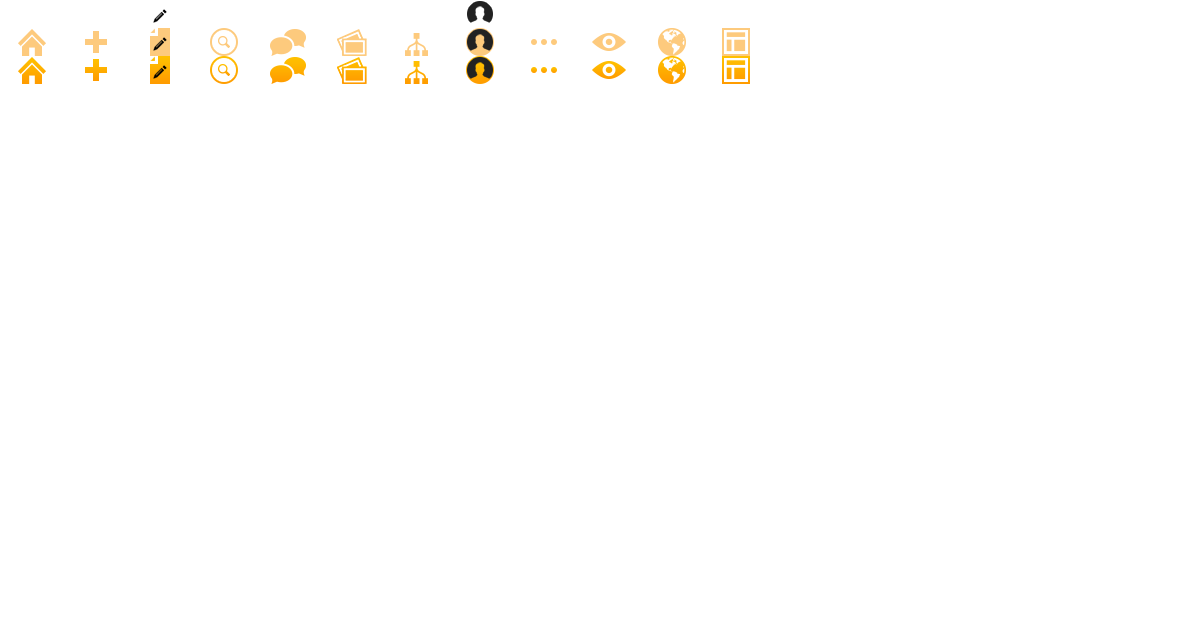
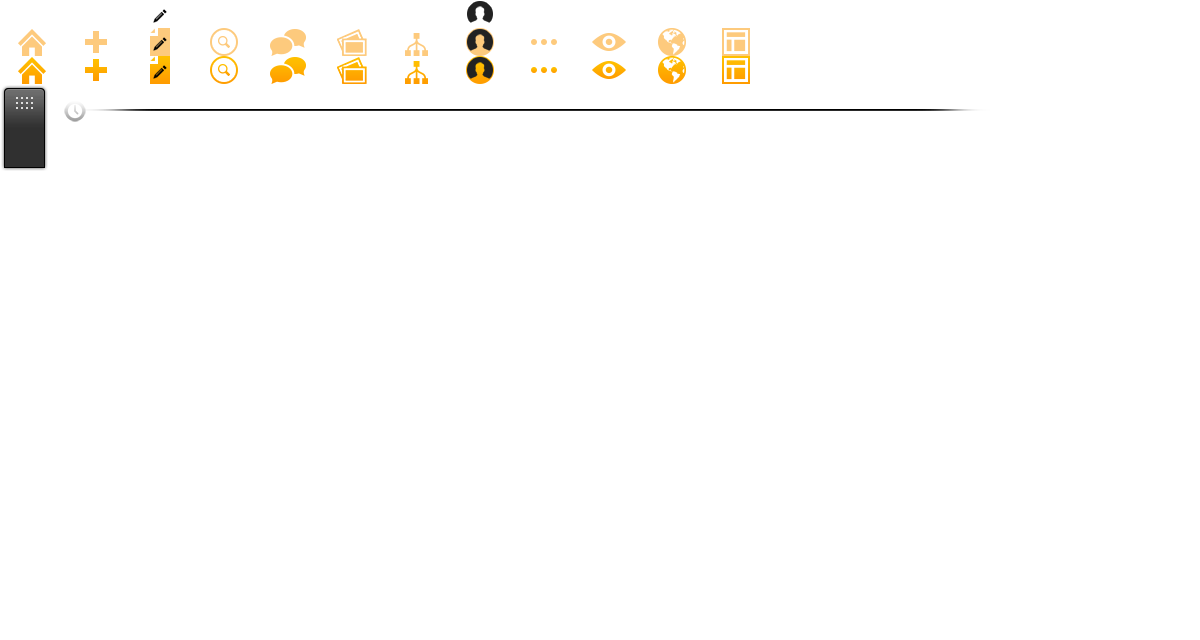
Revision of a layered 1200px x 640px image; what changed, layer by layer:
added group "Timeline" with 9 layers above "Layer 1" over [4, 88, 983, 168]
added group "Dragger" with 8 layers in group "Timeline" over [4, 88, 983, 168]
added group "Line" (1st of 2, in "Timeline" › "Dragger") with 4 layers in group "Dragger" over [64, 101, 983, 122]
added layer "Time 24x24" in group "Line" over [64, 101, 86, 122]
added group "Line" (2nd of 2, in "Timeline" › "Dragger" › "Line") with 2 layers in group "Line" over [85, 109, 983, 111]
added layer "Layer 594" (1st of 2, in "Timeline" › "Dragger" › "Line" › "Line") in group "Line" over [85, 110, 983, 111]
added layer "Layer 594" (2nd of 2, in "Timeline" › "Dragger" › "Line" › "Line") in group "Line" over [85, 109, 983, 110]
added layer "Layer 598" in group "Dragger" over [16, 97, 33, 109]
added layer "Rounded Rectangle 63" (1st of 2, in "Timeline" › "Dragger") in group "Dragger" over [5, 89, 44, 129]
added layer "Rounded Rectangle 63" (2nd of 2, in "Timeline" › "Dragger") in group "Dragger" over [4, 88, 45, 168]
